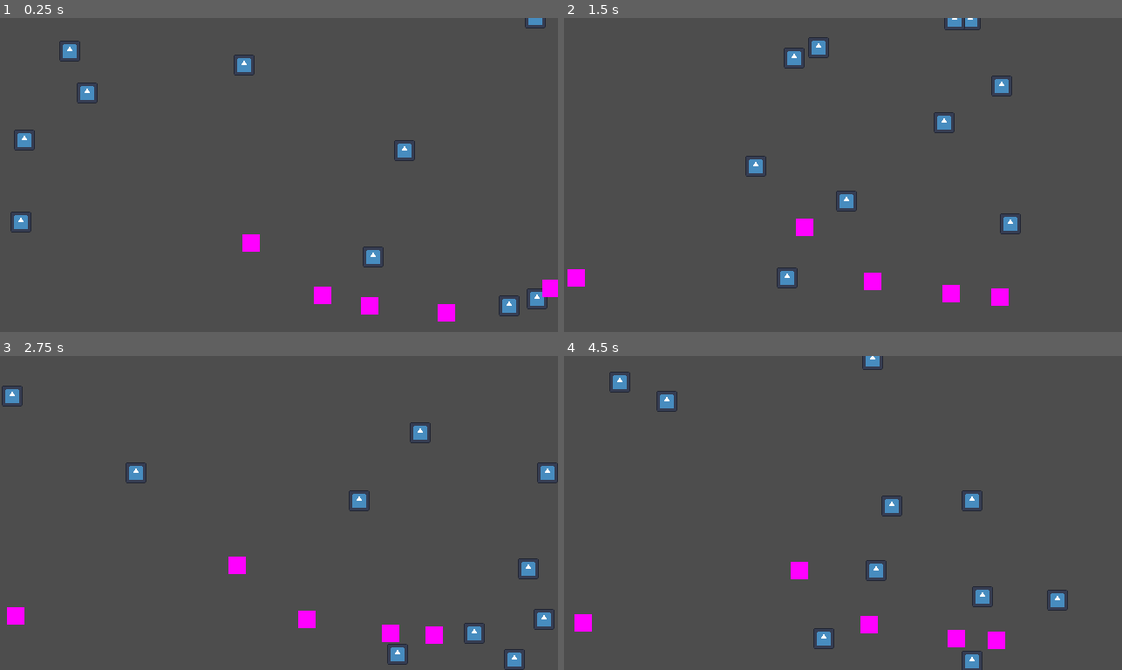
Above: before the commit, frames 1-4 (two rows, left to right).
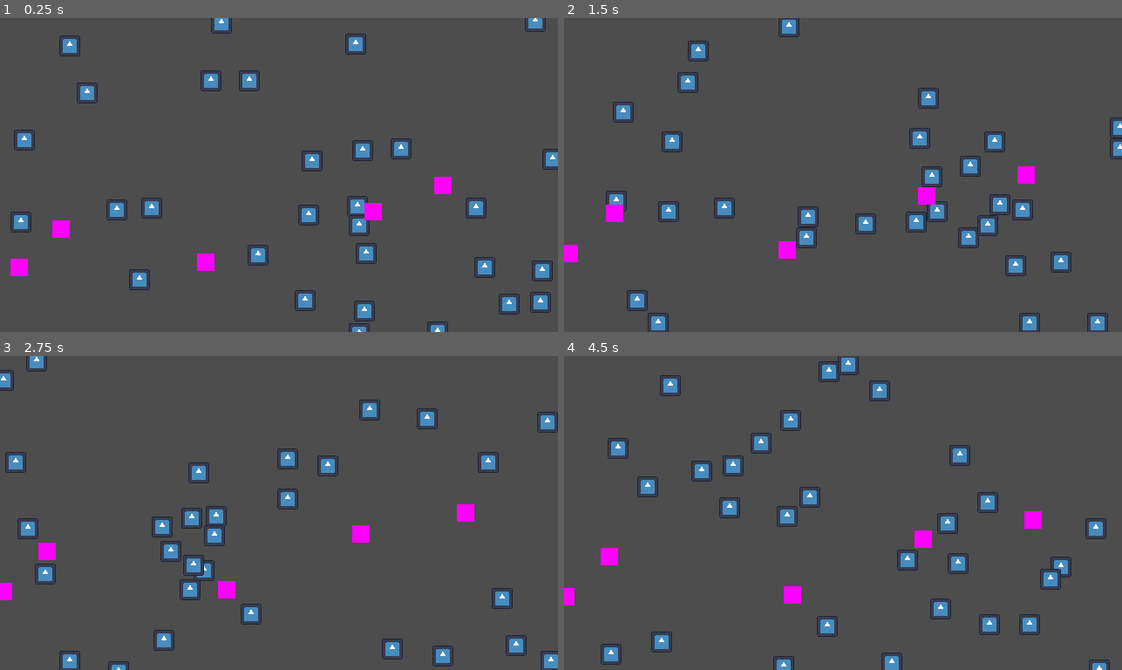
Above: after the commit, the same moments.

Repository: wickworks/jellyfishquarium
Game: Godot game, scene res://main.tscn
Same seed, same stepped clock (60 frames per second), same inputs: the game is played once before the commit and once after it. The engine's default icon, where the game draws it, is replaced by a stand-in: a white triangle on a blue panel in a dark square.
Inputs (mouse positions are in pixels of both pictures, inside the frame that each line leads up to):
- Up to frame 1 (0.25 s): no input
- Up to frame 2 (1.5 s): tap Enter (ui_accept) at 0.5, 0.77 s; move the mouse to (965, 159) at 0.52 s; move the mouse to (731, 190) at 1.27 s
- Up to frame 3 (2.75 s): tap Enter (ui_accept) at 1.52 s; move the mouse to (334, 443) at 2.02 s
- Up to frame 4 (4.5 s): move the mouse to (815, 575) at 2.77 s; tap Enter (ui_accept) at 3.02, 3.77 s; move the mouse to (1010, 560) at 3.52 s; move the mouse to (675, 465) at 4.27 s

The runs differ from the first frame. In frame 1, 5.3% of the frame differs, in the area x 1-100%, y 0-100%; in frame 2, 7.1%; in frame 3, 7.2%; in frame 4, 7.3%, in the area x 0-98%, y 0-100%.

Commit message:
better schooling

Diff:
--- a/entity/fish.gd
+++ b/entity/fish.gd
@@ -1,16 +1,16 @@
 extends Node2D
 class_name Fish
 
-const PERCEPTION_RADIUS:float = 60
-const SEPARATION_DISTANCE:float = 40
+const PERCEPTION_RADIUS:float = 40
+const SEPARATION_DISTANCE:float = 25
 const SPEED_MAX:float = 1.0
 
-const ALIGNMENT_FORCE:float = 1
-const COHESION_FORCE:float = 2
-const SEPARATION_FORCE:float = 20
-const FORCE_SCALAR:float = .00005
+const ALIGNMENT_FORCE:float = .01
+const COHESION_FORCE:float = .0001
+const SEPARATION_FORCE:float = 1.2
 
-const MOUSE_FORCE:float = 10
+const MOUSE_PERCEPTION_RADIUS:float = 80
+const MOUSE_FORCE:float = .002
 
 var direction:float = randf_range(0, TAU)
 @onready var velocity:Vector2 = Util.vector_from_angle(SPEED_MAX, direction)
@@ -34,7 +34,7 @@
 			average_position += other.position
 
 			if distance < SEPARATION_DISTANCE:
-				var diff:Vector2 = position - other.position
+				var diff:Vector2 = other.position - position
 				diff = diff.limit_length(1.0 / distance)
 				average_separation += diff
 
@@ -45,24 +45,17 @@
 		average_position /= num_neighbors
 		average_separation /= num_neighbors
 
-	velocity += average_velocity * (ALIGNMENT_FORCE * FORCE_SCALAR)
-	velocity += average_position * (COHESION_FORCE * FORCE_SCALAR)
-	velocity -= average_separation * (SEPARATION_FORCE * FORCE_SCALAR)
-
-	#print(' avg vel %3f   pos %3f   sep  %3f' % [average_velocity.length(), average_position.length(), average_separation.length()])
+	velocity += average_velocity * ALIGNMENT_FORCE
+	velocity += average_position * COHESION_FORCE
+	velocity -= average_separation * SEPARATION_FORCE
 
 
 	# and always know about the mouse
-	#var mouse_seaverage_position += Main.mouse_position
-	#if mouse_distance < SEPARATION_DISTANCE:
-		#var diff:Vector2 = position - Main.mouse_position
-		#diff = diff.limit_length(1 / mouse_distance)
-		#average_separation += diff
-	#var mouse_distance := position.distance_to(Main.mouse_position)
-	#var mouse_diff := Main.mouse_position - position
-	#mouse_diff = mouse_diff.limit_length(PERCEPTION_RADIUS)
-	#velocity += mouse_diff * (MOUSE_FORCE * FORCE_SCALAR)
-	#velocity -= average_separation * (SEPARATION_FORCE * FORCE_SCALAR)
+	var mouse_distance := position.distance_to(Main.mouse_position)
+	if mouse_distance < MOUSE_PERCEPTION_RADIUS:
+		var mouse_diff := Main.mouse_position - position
+		mouse_diff = mouse_diff.limit_length(PERCEPTION_RADIUS)
+		velocity += mouse_diff * MOUSE_FORCE
 
 	velocity = velocity.limit_length(SPEED_MAX)
 	position += velocity
--- a/main.gd
+++ b/main.gd
@@ -3,8 +3,8 @@
 
 const FISH_SCENE:PackedScene = preload("res://entity/fish.tscn")
 const JELLYFISH_SCENE:PackedScene = preload("res://entity/jellyfish.tscn")
-const STARTING_FISH:int = 10
 const STARTING_JELLYFISH:int = 5
+const STARTING_FISH:int = 30
 
 static var mouse_position:Vector2
 
